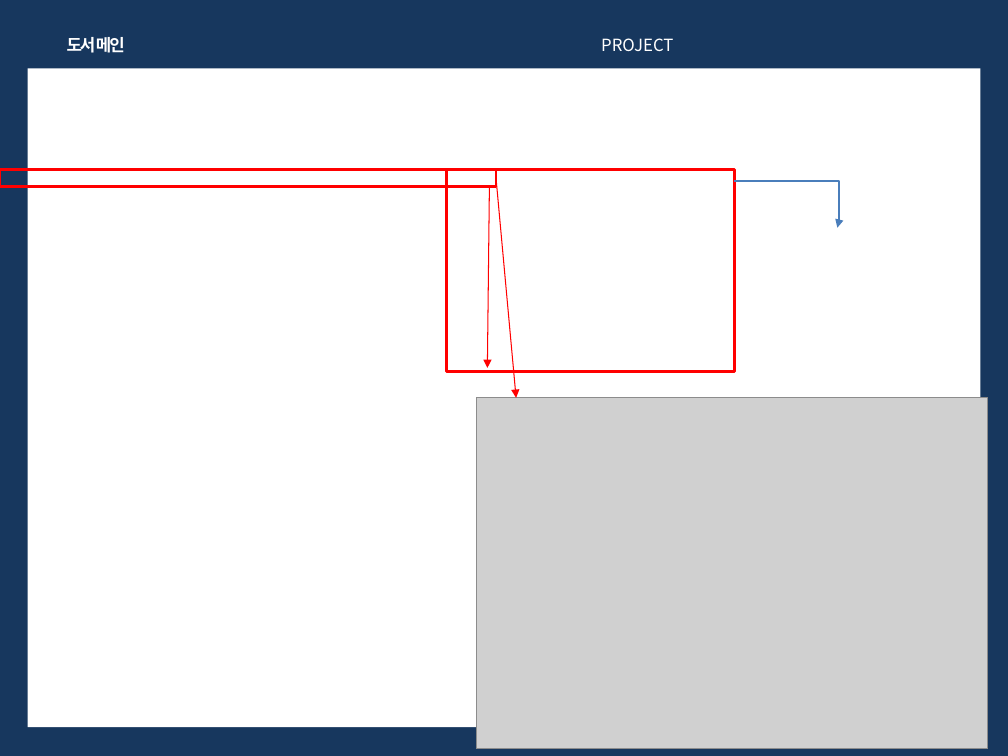
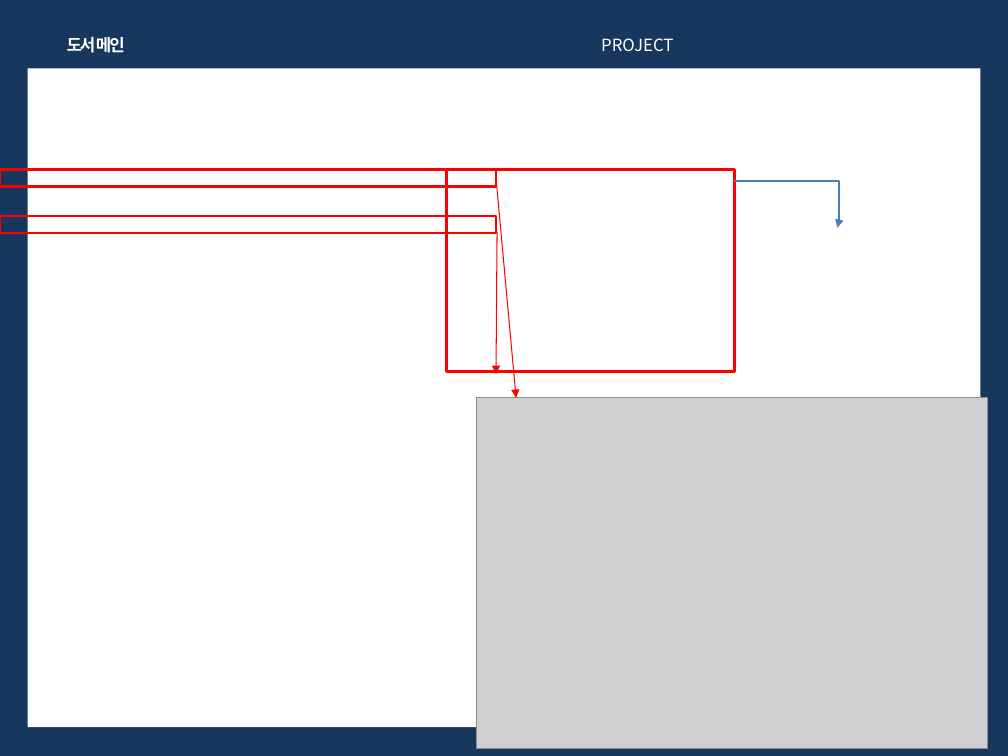
Before and after one commit to MyungHunSong/library_management, a slide deck: slide 8 of ppt/도서관리.pptx. Drawn at 1008x756 pixels with LibreOffice and Linux fonts; fonts in the diff are those of the drawing; grey boxes stand for pictures; background and template pictures are left out. Boxes give left, top, right and bottom in pixels: in the first picture for what was removed or moved away, otherwise in the second. Text is boxed around its words. In the diff, an @@ line names an element or a change of style, - is before the commit and + after.

Commit message:
ppt

```diff
--- a/ppt/도서관리.pptx
+++ b/ppt/도서관리.pptx
@@ rectangle added at bbox=[0, 216, 496, 233], outline #FF0000 2 pt @@
@@ arrow moved from (490, 186) - (488, 368) to (497, 232) - (496, 374) @@
```
Also in this commit, not shown: 1 slide added, 1 other file.
